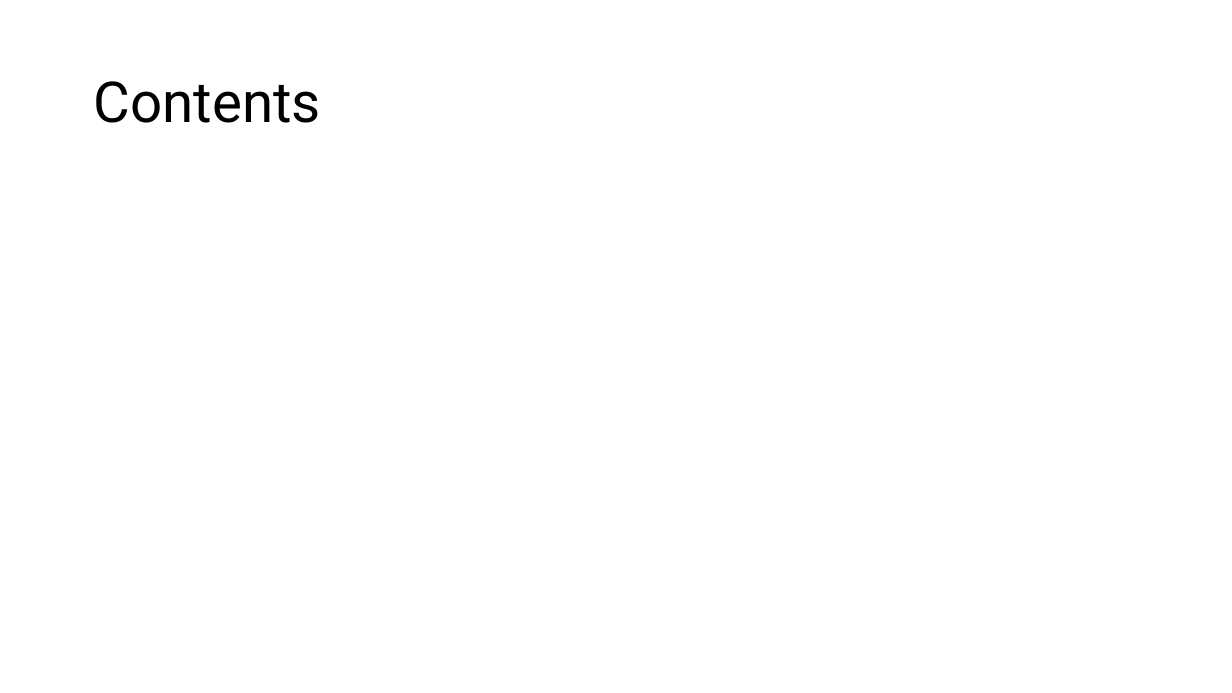
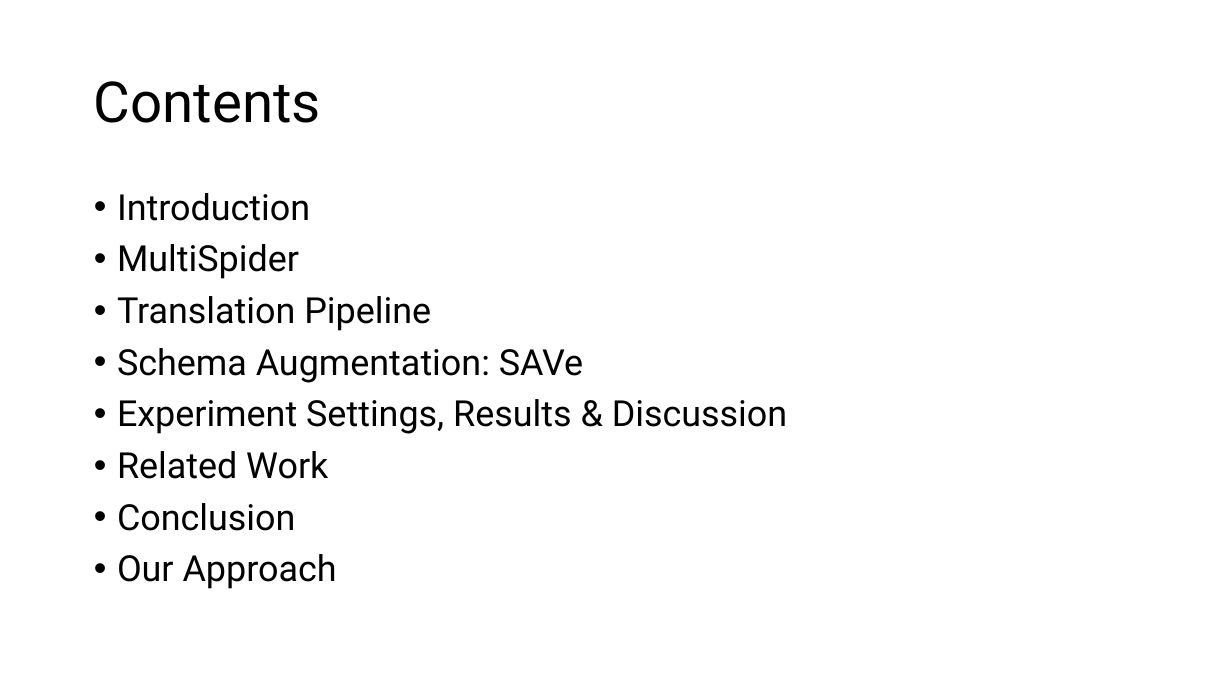
Before and after one commit to giannisfourfouris/Database-Systems, a slide deck: slide 2 of Presentation/MultiSpider_Presentation.pptx. Drawn at 1232x693 pixels with LibreOffice and Linux fonts; fonts in the diff are those of the drawing. Boxes give left, top, right and bottom in pixels: in the first picture for what was removed or moved away, otherwise in the second. Text is boxed around its words. In the diff, an @@ line names an element or a change of style, - is before the commit and + after.

Commit message:
Update ppt content

```diff
--- a/Presentation/MultiSpider_Presentation.pptx
+++ b/Presentation/MultiSpider_Presentation.pptx
@@ text added at (117,193,787,589), 28 pt, text #000000 @@
+• Introduction
+• MultiSpider
+• Translation Pipeline
+• Schema Augmentation: SAVe
+• Experiment Settings, Results & Discussion
+• Related Work
+• Conclusion
+• Our Approach
```
Also in this commit, not shown: 8 other slides changed, 1 slide added, 1 slide removed.
